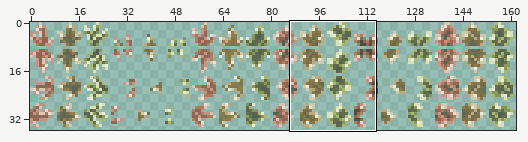
A sprite sheet gets an edit: Tiles/GlowingCrystal.png. The first picture is a wide view before the edit; the outline marks the close-up.
Close-up. Before the commit:
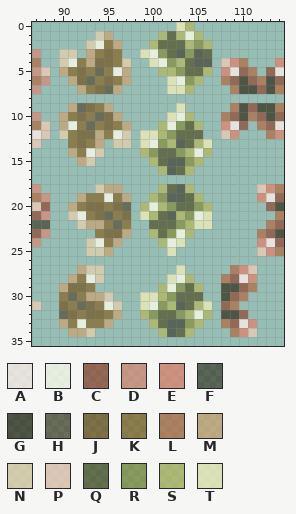
The file is 324x72 pixels, drawn in blocks of 2x2; one block is one cell here. Colours within 5 levels of each other are drawn and written as one. Shown: x 87..114, y 0..35.
Palette (. is transparent): A #fff0eabf  B #fffeeebf  C #8f3c23a6  D #e0816da6  E #e0826dbf  F #261b098c  G #261c09a6  H #402a0d8c  J #6f470fa6  K #835b17a6  L #b56236a6  M #cfa068a6  N #e6cfaabf  P #f2cab7bf  Q #474519a6  R #808630a6  S #b8b553a6  T #f2eeb8bf
Pixels before, first column x 87:
 0 ................TS..........
 1 .......NM.....SQSBS.........
 2 ......NBKM...SQQQSRS........
 3 D..NN.MKJK..TBRQFRFQ........
 4 L..NBKMJJKN..TBRSQFF.PEL...E
 5 DP.MKJKHKBM...SSRQQS.EACL.CA
 6 LD..MJHKJKM....TBRS..LCGCLGC
 7 D....MKJHM.....TTS....LGGCGL
 8 ............................
 9 ....MHJKM.......T.....LGCGGL
10 D..MKJKHJM.....TBS...LCGLCGC
11 LP.MBKHKJKM...SBRQS..EAC.LCA
12 AP.NKJJMKBN.TTSRQQQ..PE...LE
13 P...KJKM.NN.TBRSFQST........
14 ....MKBN....SRQQRSBS........
15 .....MN......SQFFRS.........
16 ..............SFQS..........
17 ............................
18 D......NMM....SQFS.......PEL
19 LD...MKKBKM..SRFFQS......EAC
20 PC..MKJJKJH.SBSRQQRS......CG
21 CD..NBKJHKJ.TSQFSRBT.......L
22 FF...NMMKHK..QQQRSTT......LC
23 CD.....KJJM..SQRBS.......LCG
24 D.....NBKM....SBT........EAC
25 ......NNM......T.........PEL
26 ............................
27 .....MNN........T.....LEP...
28 ....MKBN.......TBS...LCAE...
29 ...MJJK.......SBRQS..GGCL...
30 ...KHKMMN...TTSRQQQ..GCL....
31 P..JKHJKBN..TBRSFQST.CL.....
32 ...HJKJJKM..SRQQRSBS.GGC....
33 ...MKBKKM....SQFFRS..LCAE...
34 ....MMN.......SFQS....LEP...
New version:
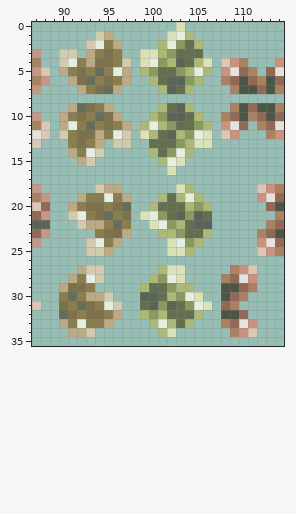
Difference:
Changed rows in their new state; - is an unchanged pixel.
first column x 99:
 0 -----.--
 1 --.TBS.-
 2 -.SBRQS.
 3 -TSRQQQ.
 4 TBRSF-ST
 5 SRQQ-SB-
 6 -SQFF---
 7 --SFQ---
 9 --SQFS--
10 -SRFFQS-
11 SB-RQ-RS
12 -SQFSRBT
13 .QQQRST-
14 .S-RB-..
15 -.SBT..-
16 --.T..--
18 --..T---
19 -.SQSB--
20 .SQQ-S--
21 -BRQF-FQ
22 -TBRSQFF
23 -.SSRQQS
24 --.TBRS-
25 ----TS--
27 --ST----
28 -SRBT.--
29 SQQRSS.-
30 FFQSRBT-
31 QF-FQRB-
32 --S-QQS.
33 --BSQS.-
34 ---T..--
Boxes around the changes in both close-ups, in picture pixels (x1, y1, x2, y2):
changed: (140, 22, 212, 337)
